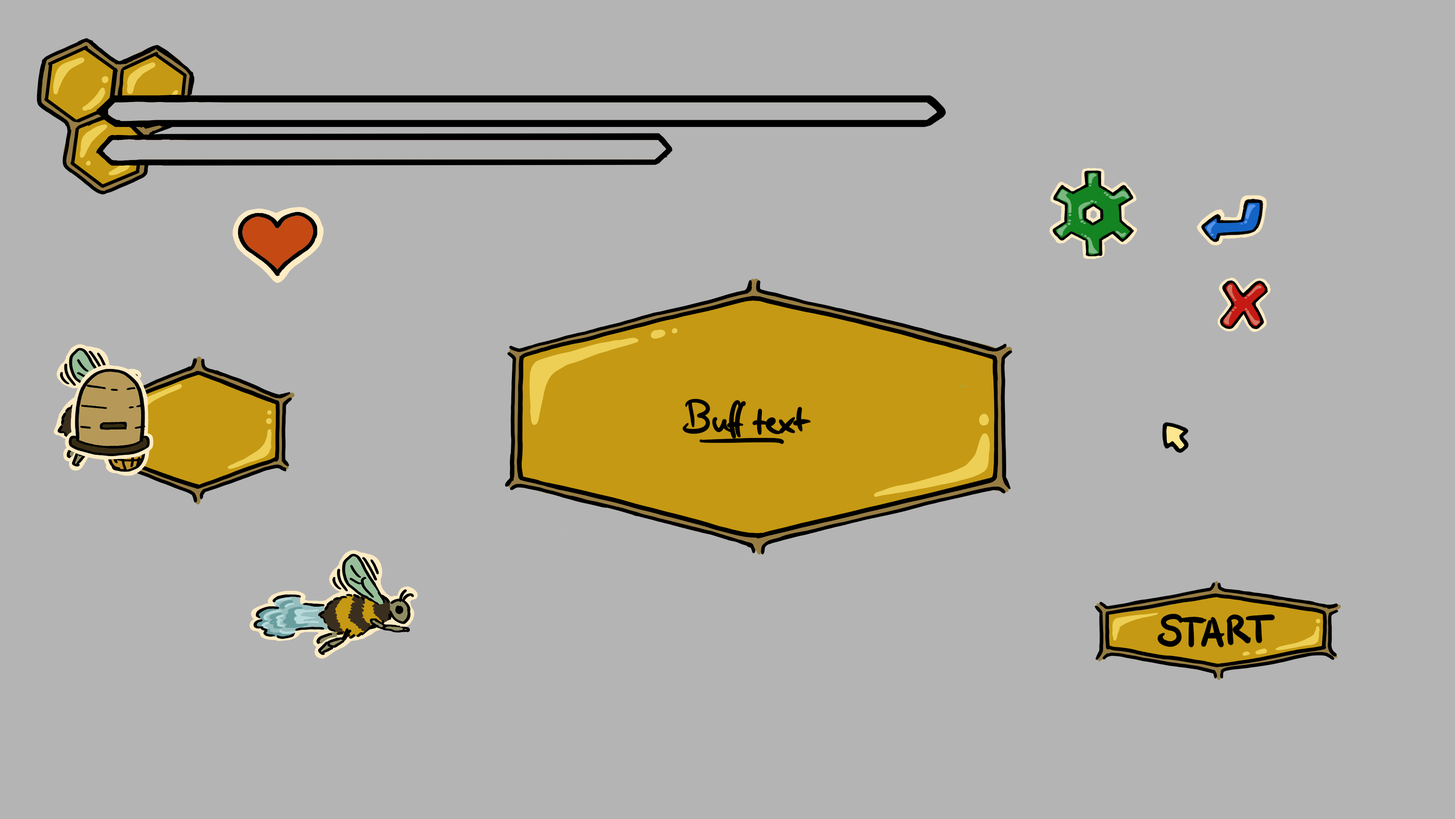
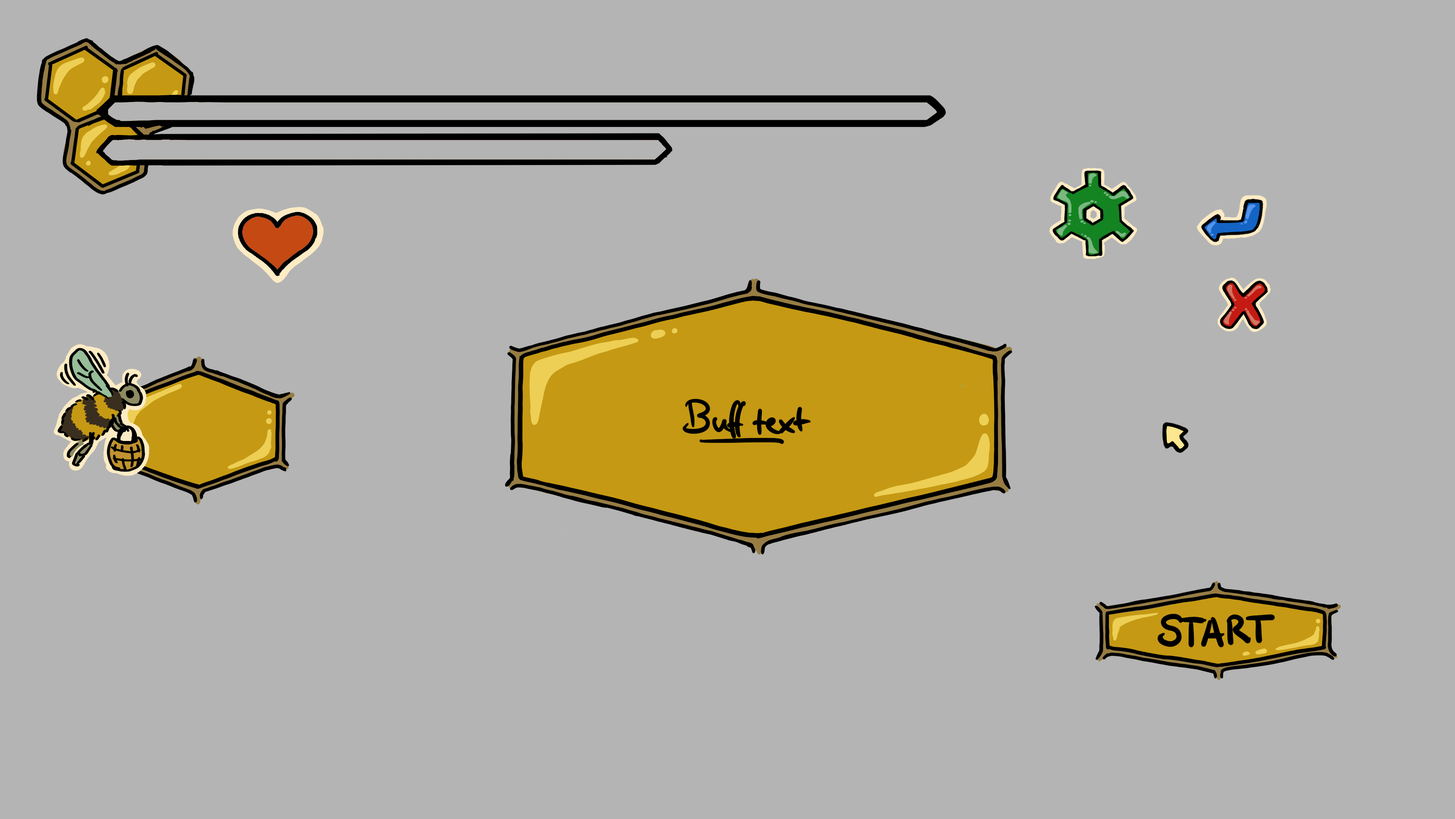
Before/after of a (1455, 819) layered artwork. What changed in the layer stack:
hid "hive" over [64, 364, 154, 460]
hid "buff bee" over [249, 549, 419, 659]
